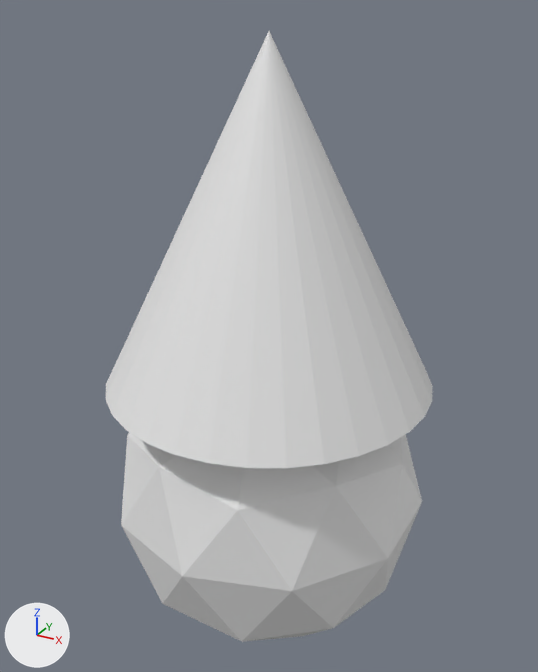
What one commit did to the FBX model VEngine/Meshes/animated_sphere.fbx.
Rendered twice from a 50 mm camera at (1.99, -3.75, 2.89) aimed at (-0.06, -0.02, 1.02). The lights are fixed; the arrows at lower left show +X, +Y and +Z.
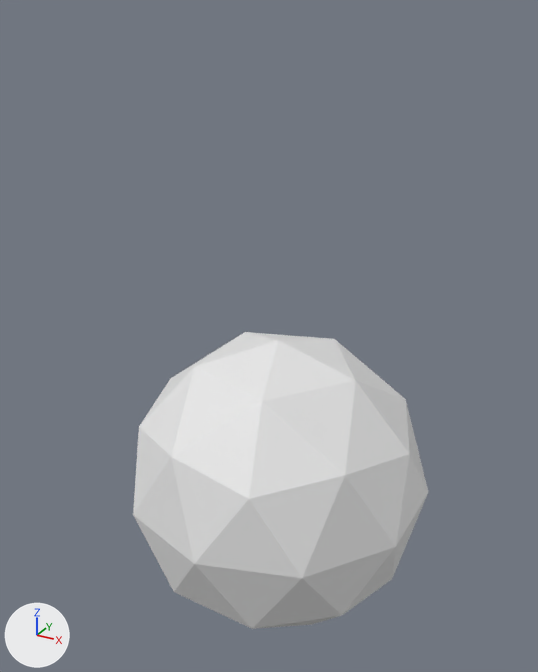
Boxes (x1, y1, x2, y2) around the edits, measured in the pictures (538 x 672 px):
'Icosphere', reshaped, moved (10% narrower, 51% shorter): before (106, 31, 433, 642); after (133, 332, 428, 629)
part 1 of me_icosphere, deleted: before (106, 31, 433, 468)

What the commit changed:
me_icosphere has 75 vertices, 113 faces and spans x -1.0..1.0, y -1.0..1.0, z -1.0..2.79.
me_icosphere is used by ob_icosphere; location (-0.006, -0.11, -0.006).
me_icosphere part 1: the loose piece of 33 vertices spanning x -1.0..1.0, y -1.0..1.0, z 0.79..2.79 is deleted.
Object 'Icosphere' (ob_icosphere) moves from (-0.006, -0.11, -0.006) to (0.0, 0.0, 0.0).
